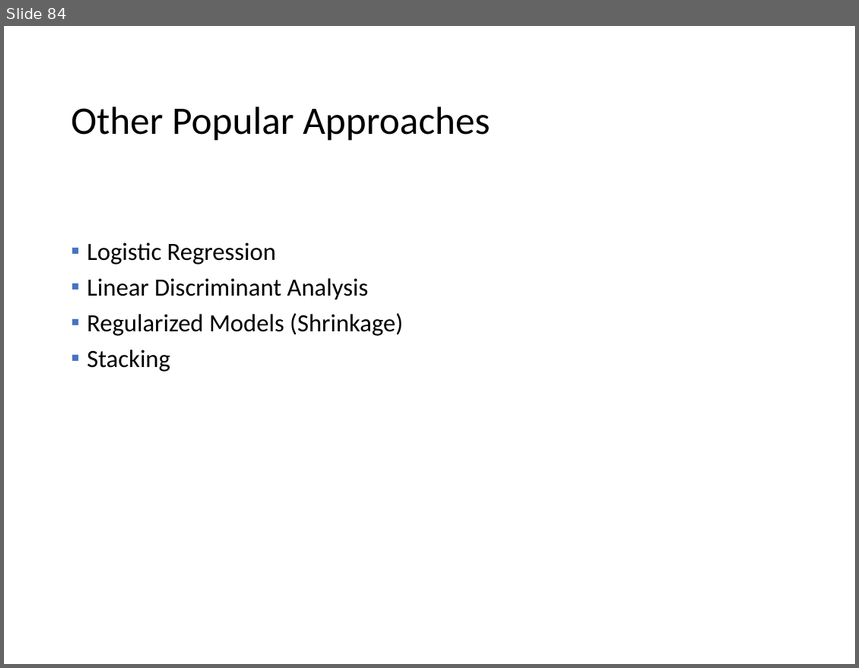
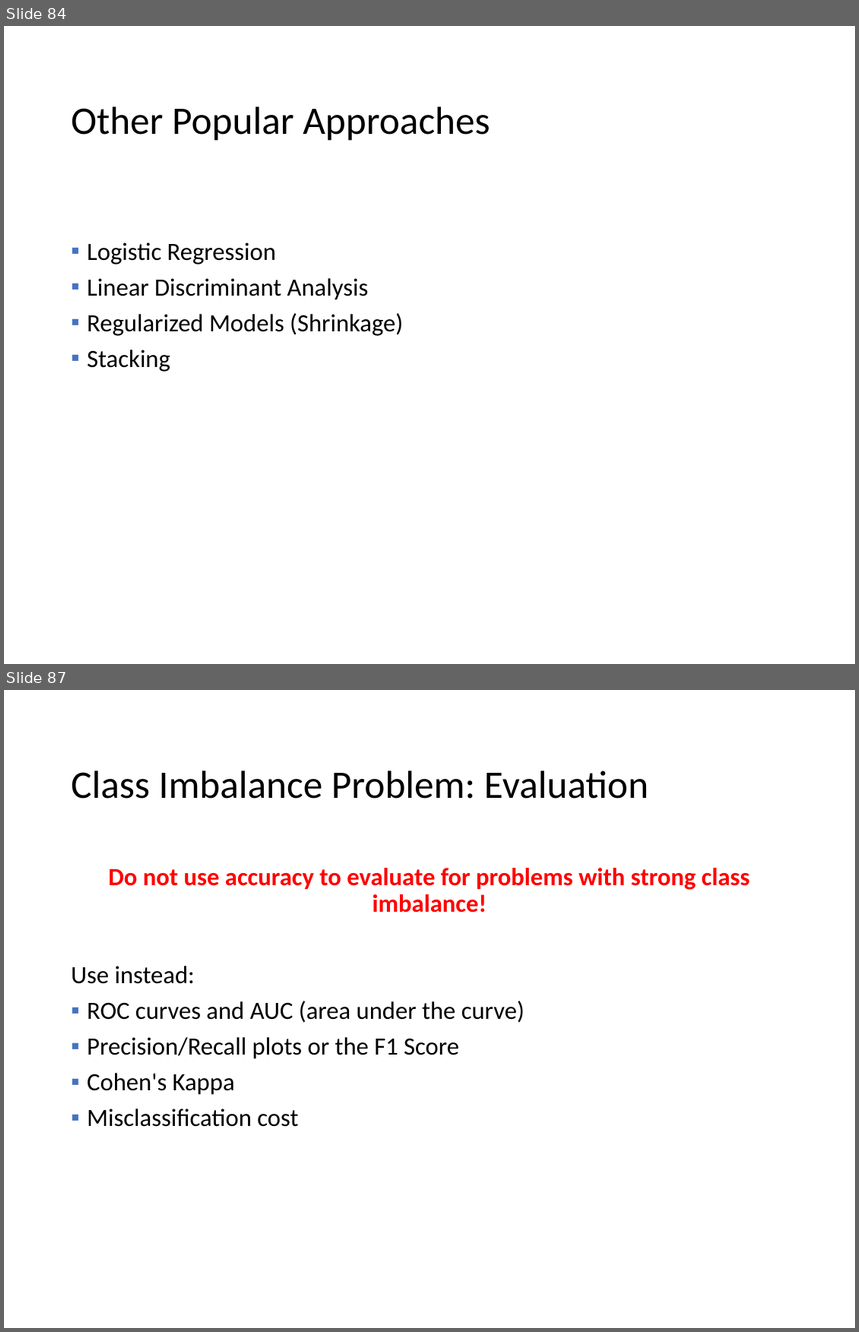
Before and after one commit to mhahsler/Introduction_to_Data_Mining_R_Examples, a slide deck: slides/chap4_alternative_classification.pptx. Shown one above the other, each under a label of ours: slide 84 before the commit, slides 84 and 87 after it; the slides between them are not shown. The pictures are 859x668 and 859x1332 pixels, drawn with LibreOffice and Linux fonts; fonts in the diff are those of the drawing. Boxes give left, top, right and bottom in pixels: in the first picture for what was removed or moved away, otherwise in the second. Text is boxed around its words. In the diff, an @@ line names an element or a change of style, - is before the commit and + after.

```diff
--- a/slides/chap4_alternative_classification.pptx
+++ b/slides/chap4_alternative_classification.pptx
@@ slide 87 added at box(4, 690, 855, 1328), background #FFFFFF @@
@@ title added at box(71, 771, 648, 799), 33 pt, text #000000 @@
+Class Imbalance Problem: Evaluation
@@ text added at box(71, 868, 750, 1127), 21 pt, text #000000 @@
+Do not use accuracy to evaluate for problems with strong class imbalance!
+Use instead:
+▪ ROC curves and AUC (area under the curve)
+▪ Precision/Recall plots or the F1 Score
+▪ Cohen's Kappa
+▪ Misclassification cost
```
Also in this commit, not shown: 1 slide changed, 5 other slides added, 2 other files.
